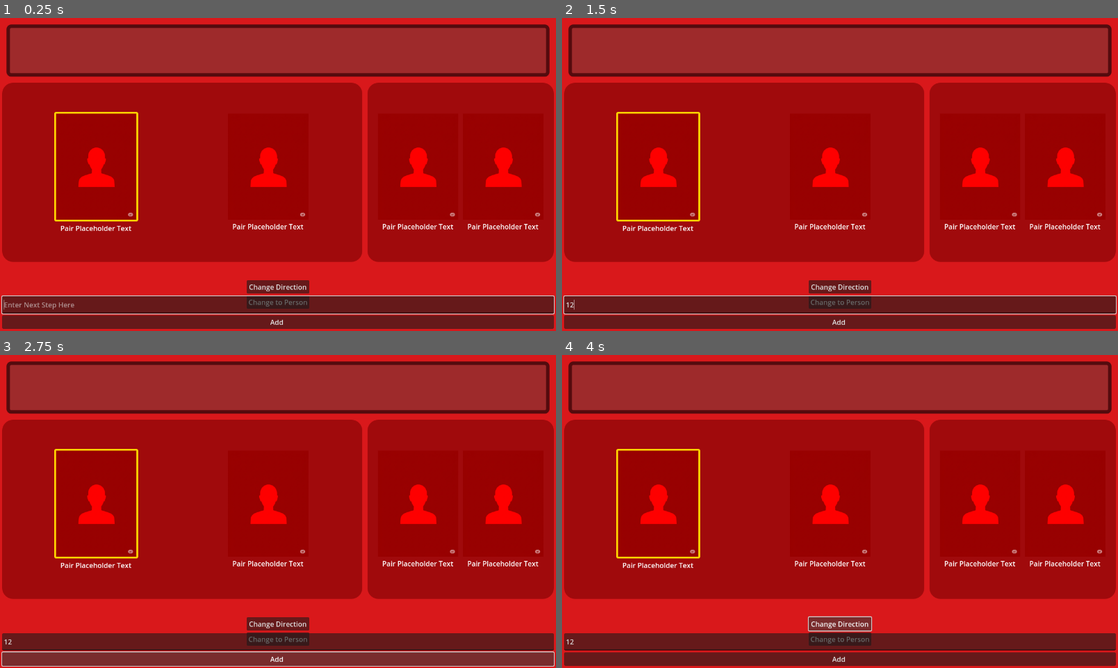
Above: before the commit, frames 1-4 (two rows, left to right).
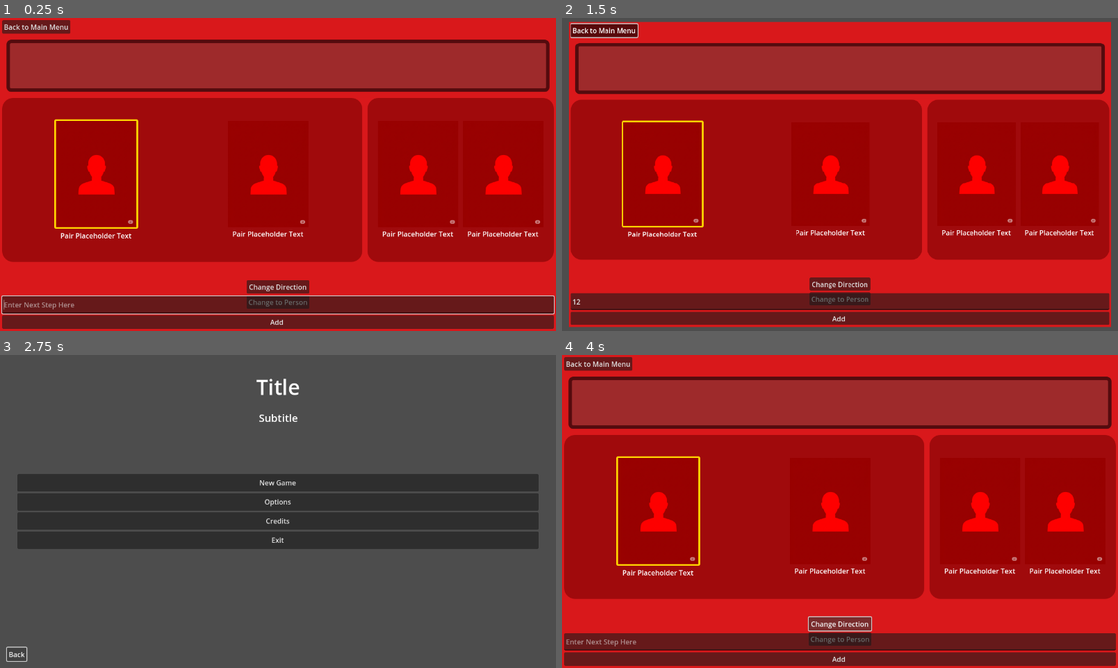
Above: after the commit, the same moments.

Repository: PlanetAriumGameStudio/movie-bluff-gameapp
Game: Godot game, scene res://scenes/game_scenes/daily_buff.tscn
The game is run twice, just before and just after one commit, with the same random seed, the same clock (stepped at 60 frames per second) and the same inputs. This scene is started directly instead of the project's main scene.
Inputs (mouse positions are in pixels of both pictures, inside the frame that each line leads up to):
- Up to frame 1 (0.25 s): no input
- Up to frame 2 (1.5 s): click (840, 305) at 0.52 s; type "12" at 0.6 s; click (600, 27) at 1.25 s, where only the run after the commit has a clickable "Back to Main Menu"
- Up to frame 3 (2.75 s): click (16, 655) at 2 s, where only the run after the commit has a clickable "Back"
- Up to frame 4 (4 s): click (840, 483) at 2.75 s, where only the run after the commit has a clickable "New Game"; click "Change Direction" at 3.5 s

The runs differ from the first frame. In frame 1, 17% of the frame differs, in the area x 0-100%, y 0-71%; in frame 2, 30%; in frame 3, 100%, in the area x 0-100%, y 0-100%; in frame 4, 17%.
Error before the commit: Invalid access of index '0' on a base object of type: 'Array[Pairing]'. (res://scripts/game_scenes/daily_path.gd:65)
Error after the commit: Invalid access to property or key 'images' on a base object of type 'Nil'. (res://scripts/menus/main_menu.gd:16)

Commit message:
feat: begin adding handling of daily submission status  check

Diff:
--- a/scenes/game_scenes/daily_buff.tscn
+++ b/scenes/game_scenes/daily_buff.tscn
@@ -49,6 +49,13 @@
 [node name="ScreenVBoxContainer" type="VBoxContainer" parent="PanelContainer/ScreenContainer"]
 layout_mode = 2
 
+[node name="HeaderHBox" type="HBoxContainer" parent="PanelContainer/ScreenContainer/ScreenVBoxContainer"]
+layout_mode = 2
+
+[node name="BackButton" type="Button" parent="PanelContainer/ScreenContainer/ScreenVBoxContainer/HeaderHBox"]
+layout_mode = 2
+text = "Back to Main Menu"
+
 [node name="DailyPath" parent="PanelContainer/ScreenContainer/ScreenVBoxContainer" instance=ExtResource("2_mh4ei")]
 unique_name_in_owner = true
 layout_mode = 2
@@ -72,6 +79,7 @@
 layout_mode = 2
 
 [node name="UserInputMargin" type="MarginContainer" parent="PanelContainer/ScreenContainer/ScreenVBoxContainer"]
+unique_name_in_owner = true
 custom_minimum_size = Vector2(0, 120)
 layout_mode = 2
 size_flags_horizontal = 3
@@ -147,20 +155,24 @@
 alignment = 2
 
 [node name="GameCompletionLabel" type="Label" parent="GameCompletionPopupPanel/VBoxContainer"]
+unique_name_in_owner = true
 layout_mode = 2
 text = "Great Job! You got it in X jumps!
 Want to see how you compare to others?"
 horizontal_alignment = 1
 
-[node name="SubmitButton" type="Button" parent="GameCompletionPopupPanel/VBoxContainer"]
+[node name="DailySubmissionButton" type="Button" parent="GameCompletionPopupPanel/VBoxContainer"]
+unique_name_in_owner = true
 layout_mode = 2
 size_flags_vertical = 8
 text = "Submit Path"
 
+[connection signal="pressed" from="PanelContainer/ScreenContainer/ScreenVBoxContainer/HeaderHBox/BackButton" to="." method="_on_back_button_pressed"]
 [connection signal="game_completed" from="PanelContainer/ScreenContainer/ScreenVBoxContainer/DailyPath" to="." method="_on_daily_path_game_completed"]
 [connection signal="button_down" from="PanelContainer/ScreenContainer/ScreenVBoxContainer/UserInputMargin/VBoxContainer/MiddleControls/MarginContainer/VBoxContainer/ChangeDirectionButton" to="." method="_on_change_direction_button_button_down"]
 [connection signal="button_down" from="PanelContainer/ScreenContainer/ScreenVBoxContainer/UserInputMargin/VBoxContainer/MiddleControls/MarginContainer/VBoxContainer/ChangeTypeToggleButton" to="." method="_on_change_type_toggle_button_button_down"]
 [connection signal="text_submitted" from="PanelContainer/ScreenContainer/ScreenVBoxContainer/UserInputMargin/VBoxContainer/VBoxContainer/SubmissionInput" to="." method="_on_submission_input_text_submitted"]
+[connection signal="text_submitted" from="PanelContainer/ScreenContainer/ScreenVBoxContainer/UserInputMargin/VBoxContainer/VBoxContainer/SubmissionInput" to="PanelContainer/ScreenContainer/ScreenVBoxContainer/DailyPath" method="_on_submission_input_text_submitted"]
 [connection signal="button_down" from="PanelContainer/ScreenContainer/ScreenVBoxContainer/UserInputMargin/VBoxContainer/VBoxContainer/SubmissionButton" to="." method="_on_submission_button_button_down"]
 [connection signal="button_down" from="PanelContainer/ScreenContainer/ScreenVBoxContainer/UserInputMargin/VBoxContainer/VBoxContainer/SubmissionButton" to="PanelContainer/ScreenContainer/ScreenVBoxContainer/DailyPath" method="_on_submission_button_button_down"]
-[connection signal="button_down" from="GameCompletionPopupPanel/VBoxContainer/SubmitButton" to="." method="_on_submit_button_button_down"]
+[connection signal="button_down" from="GameCompletionPopupPanel/VBoxContainer/DailySubmissionButton" to="." method="_on_submit_button_button_down"]
--- a/scripts/game_scenes/daily_buff.gd
+++ b/scripts/game_scenes/daily_buff.gd
@@ -1,6 +1,7 @@
 extends Control
 
-const DAILY_API_ENDPOINT = "/api/games/daily"
+const DAILY_GAME_ENDPOINT = "/api/games/daily" # GET for setup, POST for submission
+const DAILY_STATUS_ENDPOINT = "/api/games/daily/status" # GET for checking submission status
 const MOVIE_CREDITS_API_ENDPOINT = "/api/movie/%d/cast"
 const PERSON_CREDITS_API_ENDPOINT = "/api/person/%d/credits"
 
@@ -62,9 +63,9 @@
 	_update_toggle_button_text()
 	%SubmissionInput.grab_focus()
 
-	# Make the initial API call
-	BluffClient.instance.http_request.request_completed.connect(_handle_daily_response, CONNECT_ONE_SHOT)
-	BluffClient.instance.make_request(DAILY_API_ENDPOINT)
+	# Make the initial API call to check status
+	BluffClient.instance.http_request.request_completed.connect(_handle_daily_status_response, CONNECT_ONE_SHOT)
+	BluffClient.instance.make_request(DAILY_STATUS_ENDPOINT)
 
 func _enter_playing():
 	print("Entering PLAYING state")
@@ -86,7 +87,7 @@
 	#TODO: Actual player ID/account hookup
 	var data_to_send = { "player_id": 1, "steps": %DailyPath.get_full_path_json() }
 	BluffClient.instance.http_request.request_completed.connect(_handle_daily_submission_response, CONNECT_ONE_SHOT)
-	BluffClient.instance.make_request(DAILY_API_ENDPOINT, HTTPClient.METHOD_POST, JSON.stringify(data_to_send))
+	BluffClient.instance.make_request(DAILY_GAME_ENDPOINT, HTTPClient.METHOD_POST, JSON.stringify(data_to_send))
 
 func _update_changing(type: CHANGE_TYPES) -> void:
 	last_change = type
@@ -114,17 +115,83 @@
 
 func _handle_daily_response(result, _response_code, _headers, body):
 	print("Got Daily Response")
-	if result == 0:
-		var json = JSON.parse_string(body.get_string_from_utf8())
-		var startingPair:Pairing = Pairing.parse_pairing_from_json(json["starting_pair"])
-		var finishingPair:Pairing = Pairing.parse_pairing_from_json(json["finishing_pair"])
-		%StartingPair.set_pairing(startingPair)
-		%FinishingPair.set_pairing(finishingPair)
-		%DailyPath.init_daily_path(startingPair, finishingPair)
-		print("Initialized, transitioning to PLAYING state")
-		set_state(State.PLAYING)
-	else:
-		print("Non-Zero Status in Request Response: %d", result)
+	if result != OK:
+		print("Non-Zero Status in Request Response: %d", result)
+		# TODO: Show an error popup to the user
+		return
+
+	var json_result = JSON.parse_string(body.get_string_from_utf8())
+	if json_result == null:
+		print("Failed to parse daily status JSON.")
+		# TODO: Show an error message to the user
+		return
+
+	# User has not submitted, set up the game board.
+	var startingPair:Pairing = Pairing.parse_pairing_from_json(json_result["starting_pair"])
+	var finishingPair:Pairing = Pairing.parse_pairing_from_json(json_result["finishing_pair"])
+	%StartingPair.set_pairing(startingPair)
+	%FinishingPair.set_pairing(finishingPair)
+	%DailyPath.init_daily_path(startingPair, finishingPair)
+	print("Initialized, transitioning to PLAYING state")
+	set_state(State.PLAYING)
+
+func _handle_daily_status_response(result, _response_code, _headers, body):
+	print("Got Daily Status Response")
+	if result != OK:
+		print("Non-Zero Status in Request Response: %d", result)
+		# TODO: Show an error popup to the user
+		return
+
+	var json_result = JSON.parse_string(body.get_string_from_utf8())
+	if json_result == null:
+		print("Failed to parse daily status JSON.")
+		# TODO: Show an error message to the user
+		return
+
+	if json_result.get("submitted", false): # Default to false if not found
+		print("Already submitted for today. Fetching results.")
+		# User has already submitted, make the call to get the results.
+		BluffClient.instance.http_request.request_completed.connect(_handle_daily_results_response, CONNECT_ONE_SHOT)
+		BluffClient.instance.make_request(DAILY_GAME_ENDPOINT)
+	else:
+		print("Not submitted yet. Fetching game setup.")
+		# User has not submitted, make the call to get the game setup data.
+		BluffClient.instance.http_request.request_completed.connect(_handle_daily_response, CONNECT_ONE_SHOT)
+		BluffClient.instance.make_request(DAILY_GAME_ENDPOINT)
+
+func _handle_daily_results_response(result, _response_code, _headers, body):
+	print("Got Daily Results Response")
+	if result != OK:
+		print("Non-Zero Status in Request Response: %d", result)
+		# TODO: Show an error popup to the user
+		return
+
+	var json_result = JSON.parse_string(body.get_string_from_utf8())
+	if json_result == null:
+		print("Failed to parse daily results JSON.")
+		# TODO: Show an error message to the user
+		return
+
+	var results = json_result.get("results", [])
+	_show_daily_results(results)
+
+func _show_daily_results(results: Array) -> void:
+	# Hide the main game UI elements
+	%GameboardHBoxContainer.hide()
+	%UserInputMargin.hide()
+
+	# Repurpose the completion popup to show results
+	%GameCompletionPopupPanel.title = "Daily Results"
+	%DailySubmissionButton.hide() # Hide the submission button
+
+	# TODO: Replace this with the bar chart visualization
+	var results_text = "You've already completed the daily for today!\n\n"
+	results_text += "Here's how everyone did:\n"
+	for item in results:
+		results_text += "  %s steps: %s players\n" % [item.steps, item.count]
+
+	%GameCompletionLabel.text = results_text
+	%GameCompletionPopupPanel.popup_centered()
 
 func _handle_daily_submission_response(result, response_code, headers, body):
 	if result == 0:
@@ -270,3 +337,9 @@
 	print("Game complete!")
 	if current_state == State.PLAYING:
 		set_state(State.COMPLETED)
+
+
+func _on_back_button_pressed() -> void:
+	# Based on your REPO-TODO, you have a scene transition global.
+	# You may need to adjust the path to your main menu scene file.
+	TransitionManager.change_scene("res://scenes/menus/main_menu/main_menu.tscn", 1)
--- a/scripts/game_scenes/daily_path.gd
+++ b/scripts/game_scenes/daily_path.gd
@@ -61,6 +61,7 @@
 
 # Check after each submission to see if win condition met
 func _check_path_completeness() -> bool:
+	print("checking path completeness")
 	var i = 0
 	var curr_pair:Pairing = _path_from_start[i]
 	var path_exists = true
@@ -99,3 +100,10 @@
 		game_completed.emit()
 	else:
 		print("Nay")
+
+
+func _on_submission_input_text_submitted(new_text: String) -> void:
+	if _check_path_completeness():
+		game_completed.emit()
+	else:
+		print("Nay")
